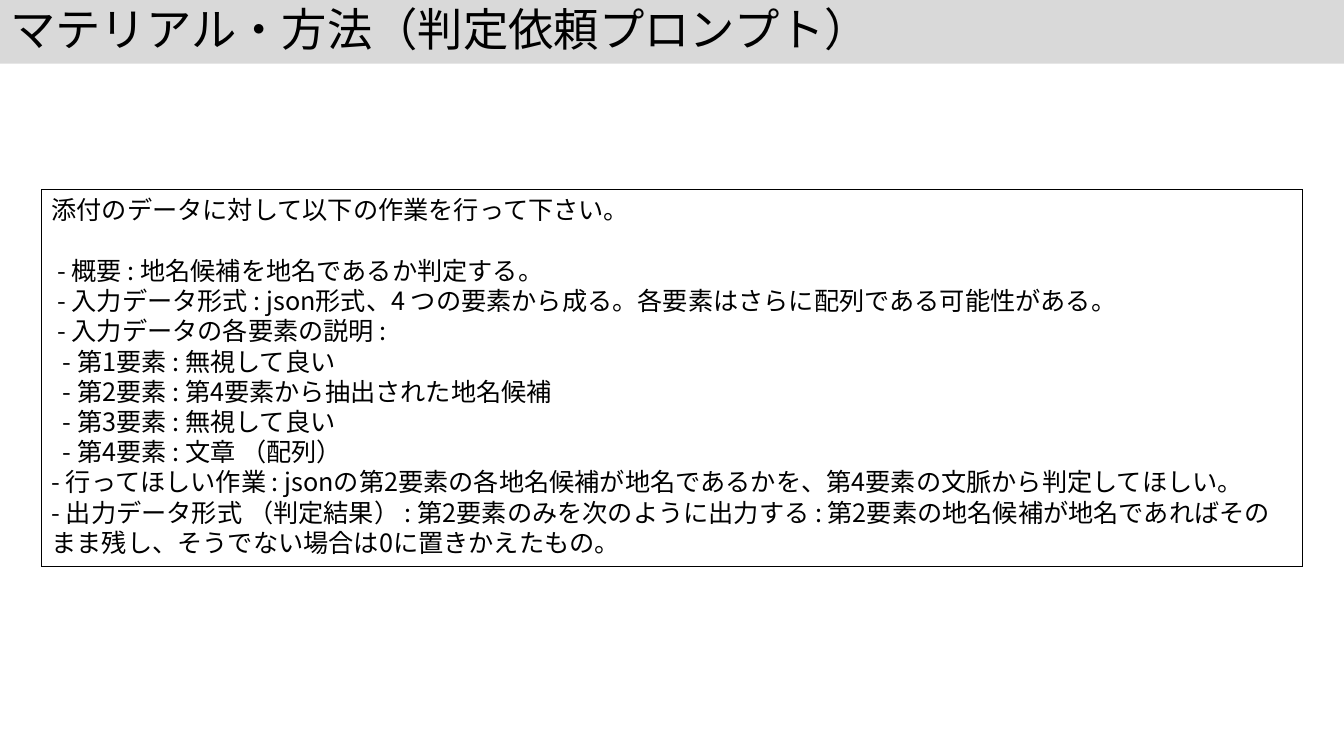
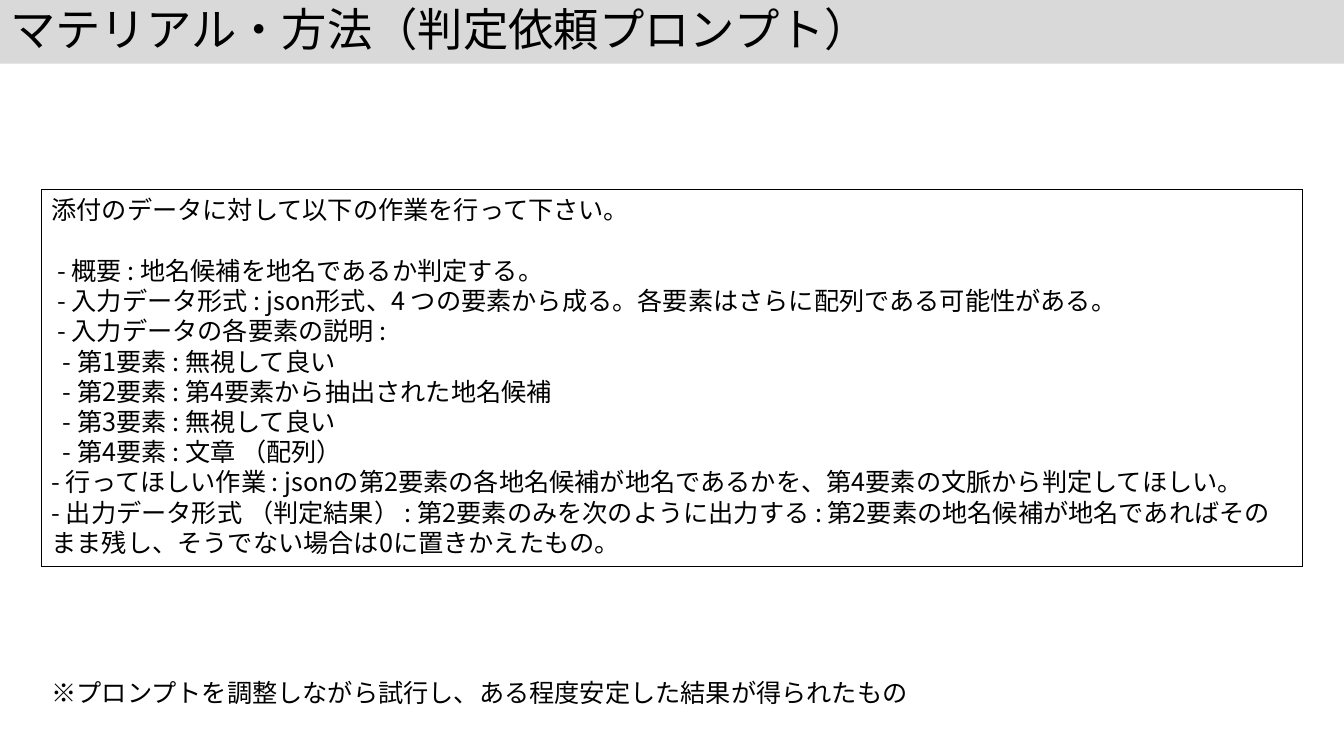
Before and after one commit to kouamano/nihongo-region-name-extract, a slide deck: slide 10 of jsik2026taikai.pptx. Drawn at 1344x756 pixels with LibreOffice and Linux fonts; fonts in the diff are those of the drawing. Boxes give left, top, right and bottom in pixels: in the first picture for what was removed or moved away, otherwise in the second. Text is boxed around its words. In the diff, an @@ line names an element or a change of style, - is before the commit and + after.

```diff
--- a/jsik2026taikai.pptx
+++ b/jsik2026taikai.pptx
@@ text added at <box>52,680,908,704</box>, 18 pt, text #000000 @@
+※プロンプトを調整しながら試行し、ある程度安定した結果が得られたもの
```
Also in this commit, not shown: 7 other slides changed, 1 slide added.
